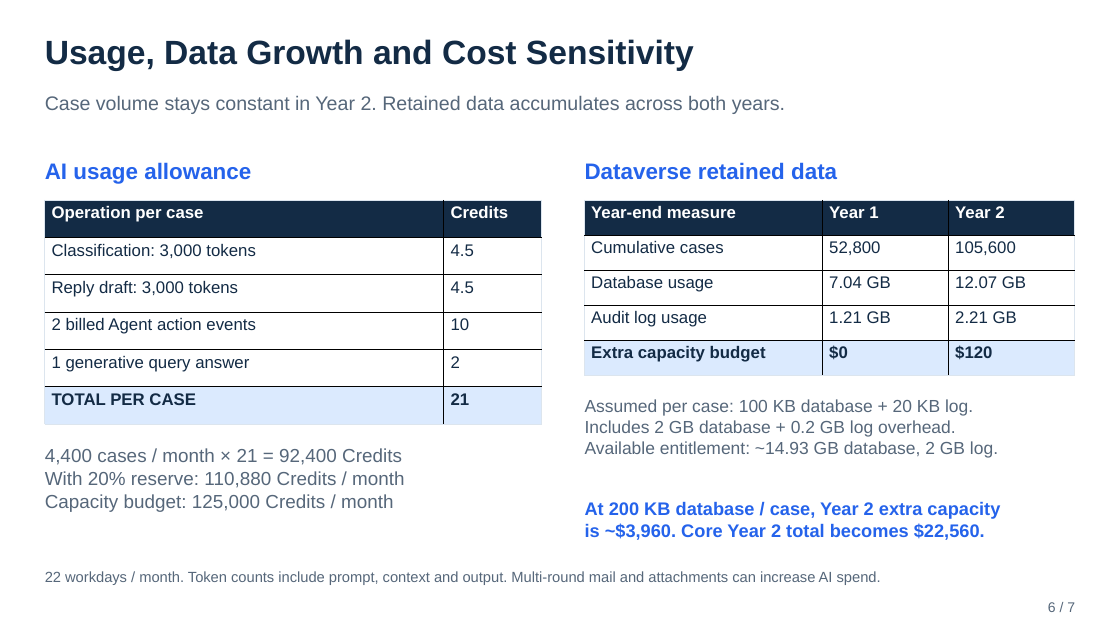
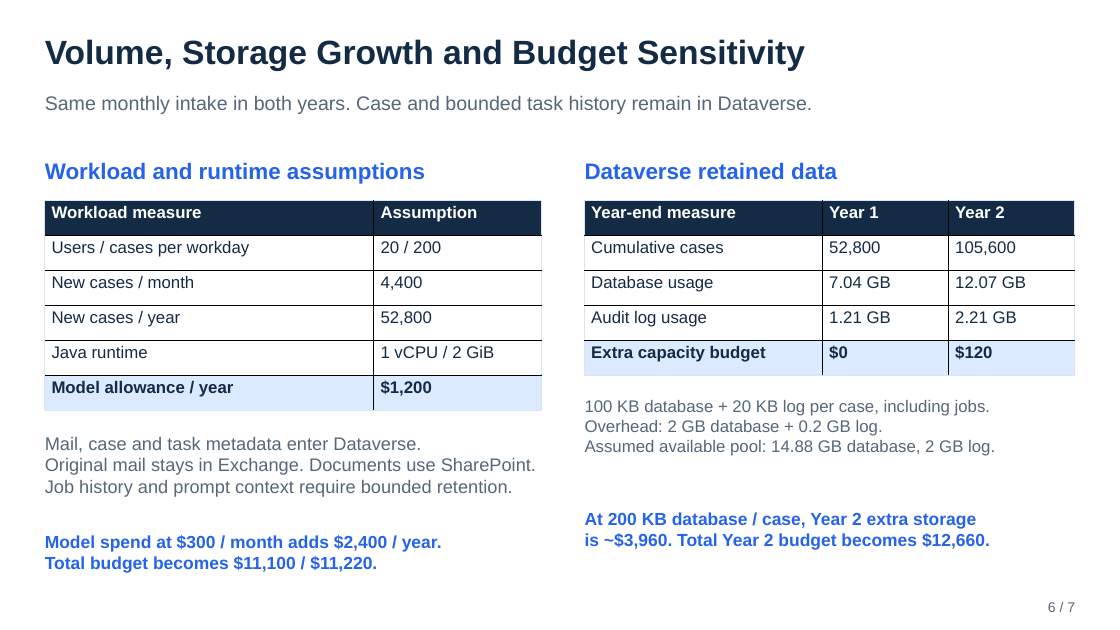
Before and after one commit to realAaronWu/aam, a slide deck: slide 6 of docs/presentations/aam-project-overview-mvp.pptx. Drawn at 1120x630 pixels with LibreOffice and Linux fonts; fonts in the diff are those of the drawing. Boxes give left, top, right and bottom in pixels: in the first picture for what was removed or moved away, otherwise in the second. Text is boxed around its words. In the diff, an @@ line names an element or a change of style, - is before the commit and + after.

```diff
--- a/docs/presentations/aam-project-overview-mvp.pptx
+++ b/docs/presentations/aam-project-overview-mvp.pptx
@@ text at box(45, 39, 805, 70): text changed @@
-Usage, Data Growth and Cost Sensitivity
+Volume, Storage Growth and Budget Sensitivity
@@ text at box(45, 96, 813, 114): text changed @@
-Case volume stays constant in Year 2. Retained data accumulates across both years.
+Same monthly intake in both years. Case and bounded task history remain in Dataverse.
@@ text at box(45, 162, 425, 184): text changed @@
-AI usage allowance
+Workload and runtime assumptions
@@ table at box(45, 200, 542, 410) @@
-row 1, column 1: Operation per case
+row 1, column 1: Workload measure
-row 1, column 2: Credits
+row 1, column 2: Assumption
-row 2, column 1: Classification: 3,000 tokens
+row 2, column 1: Users / cases per workday
-row 2, column 2: 4.5
+row 2, column 2: 20 / 200
-row 3, column 1: Reply draft: 3,000 tokens
+row 3, column 1: New cases / month
-row 3, column 2: 4.5
+row 3, column 2: 4,400
-row 4, column 1: 2 billed Agent action events
+row 4, column 1: New cases / year
-row 4, column 2: 10
+row 4, column 2: 52,800
-row 5, column 1: 1 generative query answer
+row 5, column 1: Java runtime
-row 5, column 2: 2
+row 5, column 2: 1 vCPU / 2 GiB
-row 6, column 1: TOTAL PER CASE
+row 6, column 1: Model allowance / year
-row 6, column 2: 21
+row 6, column 2: $1,200
@@ text at box(585, 400, 995, 456): text changed; size 18.8 to 18 pt @@
-Assumed per case: 100 KB database + 20 KB log.
-Includes 2 GB database + 0.2 GB log overhead.
-Available entitlement: ~14.93 GB database, 2 GB log.
+100 KB database + 20 KB log per case, including jobs.
+Overhead: 2 GB database + 0.2 GB log.
+Assumed available pool: 14.88 GB database, 2 GB log.
@@ text removed at box(45, 448, 405, 512) @@
-4,400 cases / month × 21 = 92,400 Credits
-With 20% reserve: 110,880 Credits / month
-Capacity budget: 125,000 Credits / month
@@ text added at box(45, 437, 536, 497), 19.5 pt, text #56677A @@
+Mail, case and task metadata enter Dataverse.
+Original mail stays in Exchange. Documents use SharePoint.
+Job history and prompt context require bounded retention.
@@ text added at box(45, 535, 442, 572), 18.8 pt, text #2563EB, bold @@
+Model spend at $300 / month adds $2,400 / year.
+Total budget becomes $11,100 / $11,220.
@@ text at box(585, 512, 990, 550): text changed; size 19.5 to 18.8 pt @@
-At 200 KB database / case, Year 2 extra capacity
-is ~$3,960. Core Year 2 total becomes $22,560.
+At 200 KB database / case, Year 2 extra storage
+is ~$3,960. Total Year 2 budget becomes $12,660.
@@ text removed at box(45, 571, 881, 585) @@
-22 workdays / month. Token counts include prompt, context and output. Multi-round mail and attachments can increase AI spend.
```
Also in this commit, not shown: 5 other slides changed, 1 slide added, 1 slide removed.
